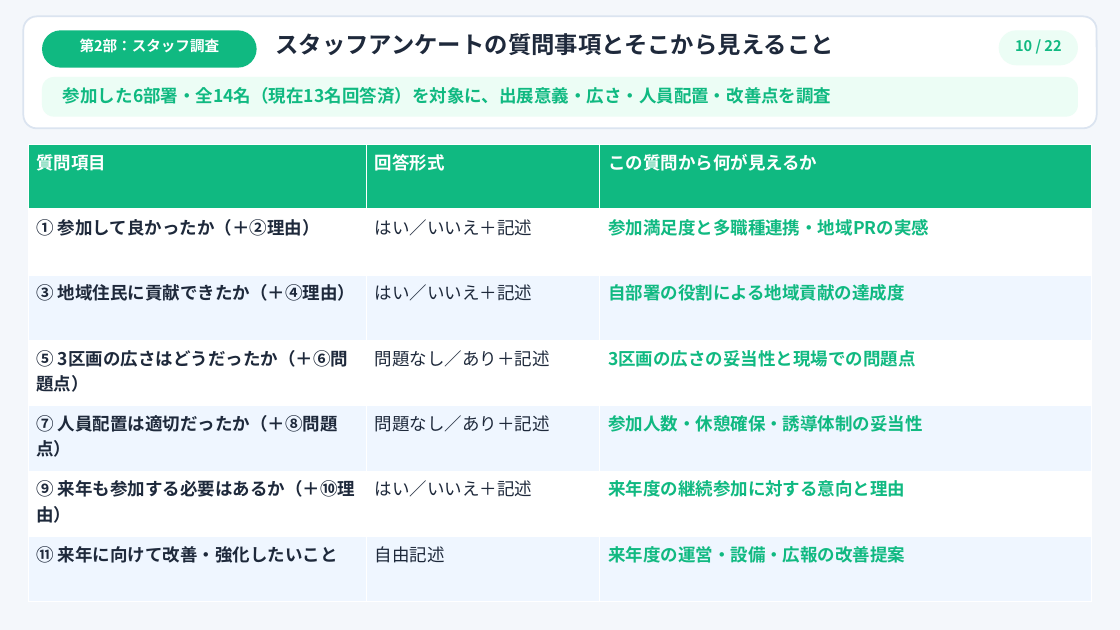
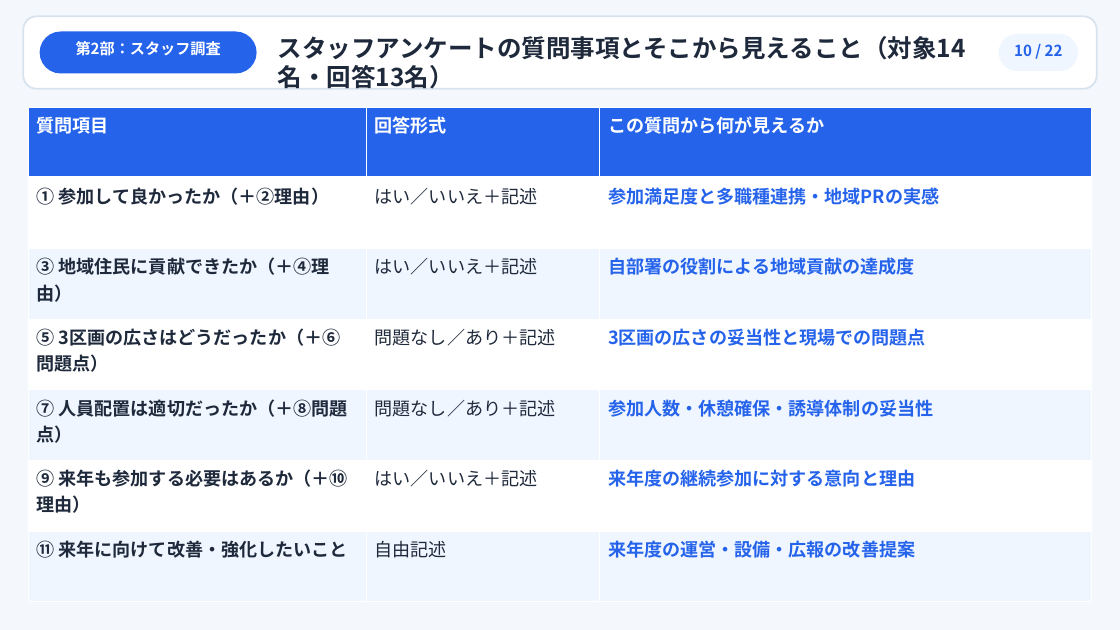
Before and after one commit to noriyukihoshina/yachiyo-survey-analyzer, a slide deck: slide 10 of report_presentation.pptx. Drawn at 1120x630 pixels with LibreOffice and Linux fonts; fonts in the diff are those of the drawing. Boxes give left, top, right and bottom in pixels: in the first picture for what was removed or moved away, otherwise in the second. Text is boxed around its words. In the diff, an @@ line names an element or a change of style, - is before the commit and + after.

```diff
--- a/report_presentation.pptx
+++ b/report_presentation.pptx
@@ rectangle at <box>0,0,1120,630</box>: fill #F4F7FB to #F4F7FC @@
@@ rounded rectangle: place and size @@
-rounded rectangle at <box>24,16,1097,128</box>
+rounded rectangle at <box>24,16,1097,88</box>
@@ rounded rectangle at <box>24,16,1097,88</box>: outline #DBE4F0 1.5 pt to #D8E2EE 1.5 pt; proportions changed @@
@@ text "第2部：スタッフ調査" at <box>76,41,221,56</box>: size 12.5 to 13 pt @@
@@ rounded rectangle: place and size @@
-rounded rectangle at <box>42,30,257,67</box>
+rounded rectangle at <box>39,32,256,74</box>
@@ rounded rectangle at <box>39,32,256,74</box>: fill #10B981 to #2563EB @@
@@ text at <box>278,36,966,89</box>: text changed; size 20 to 21 pt @@
-スタッフアンケートの質問事項とそこから見えること
+スタッフアンケートの質問事項とそこから見えること（対象14名・回答13名）
@@ text "10 / 22" at <box>1014,44,1063,56</box>: size 12.5 to 13 pt, text colour #10B981 to #2563EB @@
@@ rounded rectangle: place and size @@
-rounded rectangle at <box>999,30,1078,66</box>
+rounded rectangle at <box>999,34,1078,71</box>
@@ rounded rectangle at <box>999,34,1078,71</box>: fill #ECFDF5 to #EFF6FF @@
@@ rounded rectangle removed at <box>42,77,1078,117</box> @@
@@ text removed at <box>63,87,831,104</box> @@
-参加した6部署・全14名（現在13名回答済）を対象に、出展意義・広さ・人員配置・改善点を調査
@@ table at <box>28,108,1092,602</box> @@
@@ fill #10B981 to #2563EB in row 1 @@
@@ size 15 to 15.5 pt @@
@@ text colour #10B981 to #2563EB in "参加満足度と多職種連携・地域PRの実感", "自部署の役割による地域貢献の達成度", "3区画の広さの妥当性と現場での問題点", "参加人数・休憩確保・誘導体制の妥当性" and 2 more places @@
@@ table: place and size @@
-table at <box>28,145,1092,602</box>
+table at <box>28,108,1092,602</box>
```
Also in this commit, not shown: 21 other slides changed, 3 other files.
